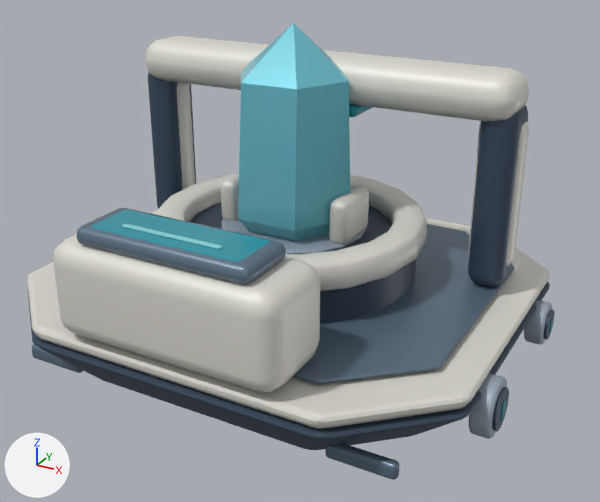
The glTF model space-battleship/assets/galaxy/v3/buildings/crystal_refinery/crystal_refinery_lv1.glb: old version first, new version second.
Camera for both pictures: a 50 mm lens placed at (4.63, -8.12, 5.29), pointed at (0.26, -0.17, 1.32). Arrows for +X, +Y and +Z are at lower left; the lights stay in place. The picture after the commit comes second. Where no turn or scale is listed for an object, it has been applied to the vertices. Vertices at exactly the same position are counted once.

The older version as bpy lines, for what is in view:
```python
me_floatingnavyhull_005 = bpy.data.meshes.new('FloatingNavyHull.005')
me_floatingnavyhull_005.from_pydata(...)  # 4483 vertices, 8810 faces; spans x -3.04..3.04, y -2.68..2.6, z 0.0..3.9
# faces by material slot: [2784, 1964, 944, 1772, 1128, 30, 188]
me_floatingnavyhull_005.materials.append(mat_galaxytoonnavy)
me_floatingnavyhull_005.materials.append(mat_galaxytoonarmor)
me_floatingnavyhull_005.materials.append(mat_galaxytoonmetal)
me_floatingnavyhull_005.materials.append(mat_galaxytoonpanel)
me_floatingnavyhull_005.materials.append(mat_galaxytoonglass)
me_floatingnavyhull_005.materials.append(mat_galaxytooncrystal)
me_floatingnavyhull_005.materials.append(mat_galaxytoonreflection)
ob_structure = bpy.data.objects.new('Structure', me_floatingnavyhull_005)
ob_structure.location = (0.0, 0.04, 0.0)
```
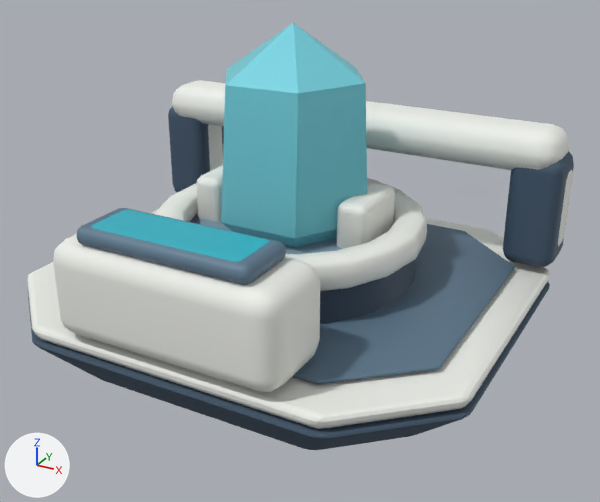
The change, as a diff of the scene's bpy script:
```diff
--- a/space-battleship/assets/galaxy/v3/buildings/crystal_refinery/crystal_refinery_lv1.glb.py
+++ b/space-battleship/assets/galaxy/v3/buildings/crystal_refinery/crystal_refinery_lv1.glb.py
@@ me_floatingnavyhull_005 @@
 # used by ob_structure; location = (0.0, 0.04, 0.0)
-me_floatingnavyhull_005.from_pydata(...)  # 4483 vertices, 8810 faces; spans x -3.04..3.04, y -2.68..2.6, z 0.0..3.9
+me_floatingnavyhull_005.from_pydata(...)  # 2179 vertices, 4266 faces; spans x -2.9..2.9, y -2.68..2.6, z 0.0..3.9
+# me_floatingnavyhull_005 part 1: the loose piece of 128 vertices spanning x -0.93..0.93, y -0.83..1.03, z 1.01..1.53 is rebuilt with 128 vertices and now spans x -1.2..1.2, y -1.1..1.3, z 1.01..1.53
+# me_floatingnavyhull_005 part 2: a new loose piece of 96 vertices spanning x -2.88..-2.22, y 1.34..2.06, z 0.96..2.38, in mat_galaxytoonnavy
+# me_floatingnavyhull_005 part 3: a new loose piece of 96 vertices spanning x 2.22..2.88, y 1.34..2.06, z 0.96..2.38, in mat_galaxytoonnavy
+# me_floatingnavyhull_005 part 4: a new loose piece of 96 vertices spanning x -1.15..-0.77, y -0.36..0.56, z 1.44..2.06, in mat_galaxytoonarmor
+# me_floatingnavyhull_005 part 5: a new loose piece of 96 vertices spanning x 0.77..1.15, y -0.36..0.56, z 1.44..2.06, in mat_galaxytoonarmor
+# me_floatingnavyhull_005 part 6: a new loose piece of 96 vertices spanning x -2.9..-2.2, y 1.45..1.95, z 1.15..2.25, in mat_galaxytoonarmor
+# me_floatingnavyhull_005 part 7: a new loose piece of 96 vertices spanning x 2.2..2.9, y 1.45..1.95, z 1.15..2.25, in mat_galaxytoonarmor
+# me_floatingnavyhull_005 part 8: a new loose piece of 96 vertices spanning x -2.8..2.8, y 1.31..2.09, z 2.13..2.67, in mat_galaxytoonarmor
+# me_floatingnavyhull_005 part 9: 23 loose pieces with 2976 vertices, spanning x -3.04..3.04, y -2.34..1.27, z 0.09..3.47, are deleted
+# me_floatingnavyhull_005 part 10
+# 18 vertices are removed from x -0.76..0.76, y -0.56..0.76, z 1.45..3.31
+# 30 faces are deleted
+# 18 vertices are added at x -0.98..0.98, y -0.75..0.95, z 1.45..3.31
+# 30 new faces join them, mat_galaxytooncrystal
+# me_floatingnavyhull_005 part 11: 2654 kept faces spanning x -2.85..2.85, y -2.68..2.6, z 0.0..2.21 get new vertex colours
 me_floatingnavyhull_005.materials.append(mat_galaxytoonnavy)
@@ me_floatingnavyhull_005 @@
 me_floatingnavyhull_005.materials.append(mat_galaxytooncrystal)
-me_floatingnavyhull_005.materials.append(mat_galaxytoonreflection)
```

Where the change shows, as pixel boxes [x1, y1, x2, y2] in the pictures (600 x 502 px; the box of a moved part takes in the faces that stretch with it):
'Structure', reshaped (7% shorter)
    before: [27, 23, 555, 480]
    after: [27, 23, 574, 450]
part 1 of me_floatingnavyhull_005, rebuilt
    before: [222, 219, 367, 254]
    after: [200, 219, 342, 254]
part 2 of me_floatingnavyhull_005, added (blue)
    after: [168, 106, 224, 192]
part 3 of me_floatingnavyhull_005, added (blue)
    after: [503, 151, 574, 267]
part 4 of me_floatingnavyhull_005, added
    after: [196, 165, 223, 221]
part 5 of me_floatingnavyhull_005, added
    after: [337, 183, 395, 249]
part 6 of me_floatingnavyhull_005, added
    after: [208, 124, 223, 171]
part 7 of me_floatingnavyhull_005, added
    after: [558, 170, 573, 247]
part 8 of me_floatingnavyhull_005, added
    after: [172, 80, 569, 170]
part 9 of me_floatingnavyhull_005, deleted
    before: [32, 36, 555, 480]
part 10 of me_floatingnavyhull_005, moved or reshaped
    before: [238, 23, 350, 241]
    after: [221, 23, 367, 247]
part 11 of me_floatingnavyhull_005, recoloured
    both: [27, 178, 550, 450]
